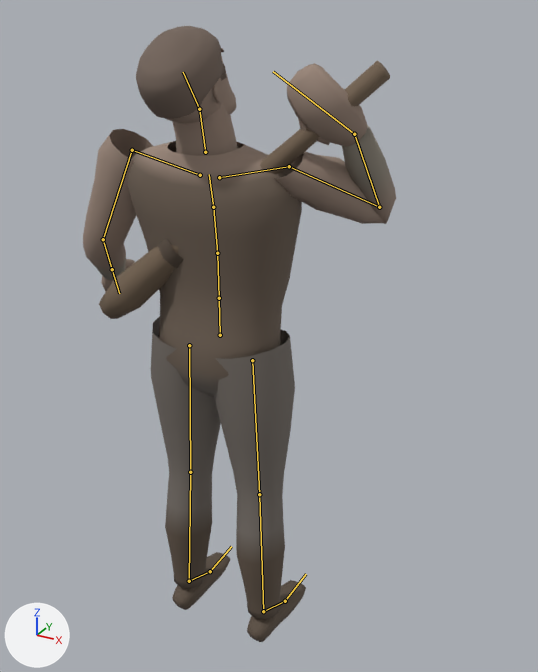
The glTF model assets/models/characters/thug.glb: old version first, new version second.
Camera for both pictures: a 50 mm lens placed at (1.19, -1.85, 2.12), pointed at (0.0, 0.32, 1.04). Every picture has the same lights, and +X, +Y and +Z are marked at lower left. The first picture is the older version. Both versions are drawn at frame 9 of the action 'drink'; the numbers are the values there. The bones that change, and the others that lie on the model, are drawn over the model as lines.

Names of what the first picture shows: 'Thug'.
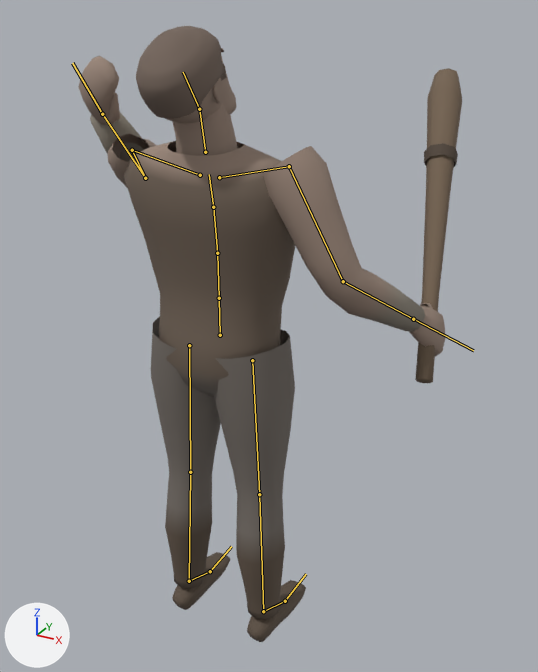
What differs and where, as boxes [x1, y1, x2, y2] in the pictures (538 x 672 px):
```json
{"object": "Thug", "change": "posed", "before": [83, 26, 396, 642], "after": [78, 26, 462, 642], "on screen": "23% wider"}
{"bone": "RightUpperArm", "before": "(289, 166) to (379, 207)", "after": "(289, 166) to (343, 281)"}
{"bone": "RightLowerArm", "before": "(379, 207) to (354, 134)", "after": "(343, 281) to (413, 319)"}
{"bone": "RightHand", "before": "(354, 134) to (273, 71)", "after": "(413, 319) to (473, 350)"}
{"bone": "LeftUpperArm", "before": "(132, 150) to (103, 239)", "after": "(132, 150) to (145, 178)"}
{"bone": "LeftLowerArm", "before": "(103, 239) to (112, 269)", "after": "(145, 178) to (102, 114)"}
{"bone": "LeftHand", "before": "(112, 269) to (119, 293)", "after": "(102, 114) to (72, 63)"}
```

The change, as JSON lines over the scene's bpy script:
```json
{"block": "bone_rightupperarm", "where": "bone_rightupperarm = bpy.data.objects['Armature'].pose.bones['RightUpperArm']  # child of 'RightShoulder'"}
{"op": "set", "path": "bone_rightupperarm.rotation_quaternion", "old": "(0.672, 0.298, 0.617, 0.28)", "new": "(0.987, -0.012, 0.081, 0.139)", "note": "degrees (85, 42, 84) -> degrees (0, 9, 16)"}
{"block": "bone_rightlowerarm", "where": "bone_rightlowerarm = bpy.data.objects['Armature'].pose.bones['RightLowerArm']  # child of 'RightUpperArm'"}
{"op": "set", "path": "bone_rightlowerarm.rotation_quaternion", "old": "(0.342, 0.94, 0.0, 0.0)", "new": "(0.946, 0.326, 0.0, 0.0)", "note": "degrees (140, 0, 0) -> degrees (38, 0, 0)"}
{"block": "bone_righthand", "where": "bone_righthand = bpy.data.objects['Armature'].pose.bones['RightHand']  # child of 'RightLowerArm'"}
{"op": "set", "path": "bone_righthand.rotation_quaternion", "old": "(0.976, 0.216, 0.0, 0.0)", "new": "(1.0, 0.0, 0.0, 0.0)", "note": "degrees (25, 0, 0) -> degrees (0, 0, 0)"}
{"block": "bone_leftupperarm", "where": "bone_leftupperarm = bpy.data.objects['Armature'].pose.bones['LeftUpperArm']  # child of 'LeftShoulder'"}
{"op": "set", "path": "bone_leftupperarm.rotation_quaternion", "old": "(0.987, -0.012, -0.081, -0.139)", "new": "(0.672, 0.298, -0.617, -0.28)", "note": "degrees (0, -9, -16) -> degrees (85, -42, -84)"}
{"block": "bone_leftlowerarm", "where": "bone_leftlowerarm = bpy.data.objects['Armature'].pose.bones['LeftLowerArm']  # child of 'LeftUpperArm'"}
{"op": "set", "path": "bone_leftlowerarm.rotation_quaternion", "old": "(0.961, 0.276, 0.0, 0.0)", "new": "(0.342, 0.94, 0.0, 0.0)", "note": "degrees (32, 0, 0) -> degrees (140, 0, 0)"}
{"block": "bone_lefthand", "where": "bone_lefthand = bpy.data.objects['Armature'].pose.bones['LeftHand']  # child of 'LeftLowerArm'"}
{"op": "set", "path": "bone_lefthand.rotation_quaternion", "old": "(1.0, 0.0, 0.0, 0.0)", "new": "(0.976, 0.216, 0.0, 0.0)", "note": "degrees (0, 0, 0) -> degrees (25, 0, 0)"}
```
